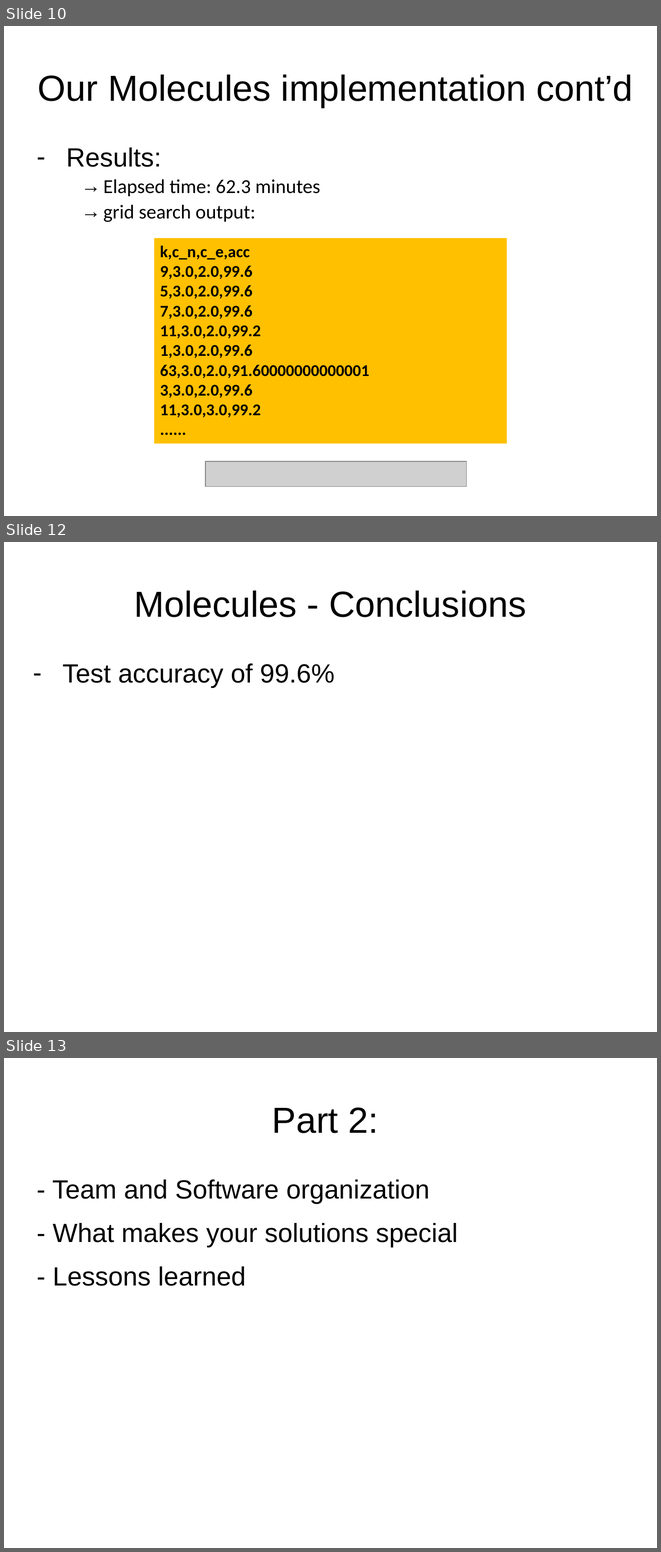
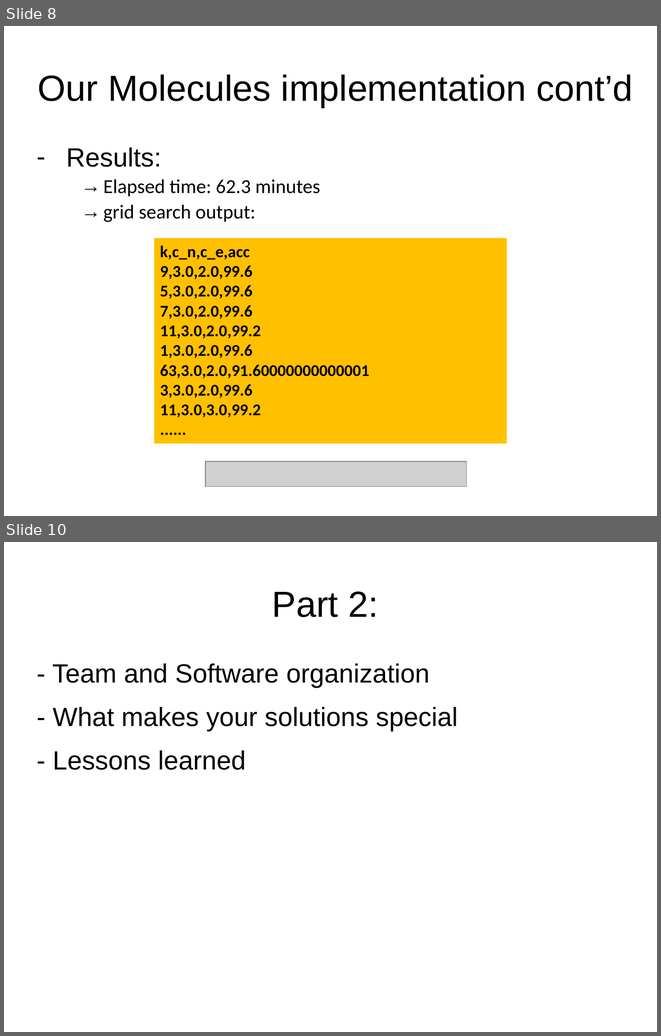
Before and after one commit to lukaszbinden/jmcs-pattern-recognition, a slide deck: Exercise_4/presentation.pptx. Shown one above the other, each under a label of ours: slides 10, 12 and 13 before the commit, slides 8 and 10 after it; the slides between them are not shown. The pictures are 661x1552 and 661x1036 pixels, drawn with LibreOffice and Linux fonts; fonts in the diff are those of the drawing; grey boxes stand for pictures. Boxes give left, top, right and bottom in pixels: in the first picture for what was removed or moved away, otherwise in the second. Text is boxed around its words. In the diff, an @@ line names an element or a change of style, - is before the commit and + after.

Commit message:
update presentation

```diff
--- a/Exercise_4/presentation.pptx
+++ b/Exercise_4/presentation.pptx
@@ slide 12 removed at [4,542,657,1032], background #FFFFFF @@
@@ title removed at [134,590,526,617] @@
-Molecules - Conclusions
@@ text removed at [62,663,335,688] @@
-– Test accuracy of 99.6%
@@ what was slide 10 is now slide 8 @@
@@ what was slide 13 is now slide 10 @@
```
Also in this commit, not shown: 1 slide changed, 1 slide added.
